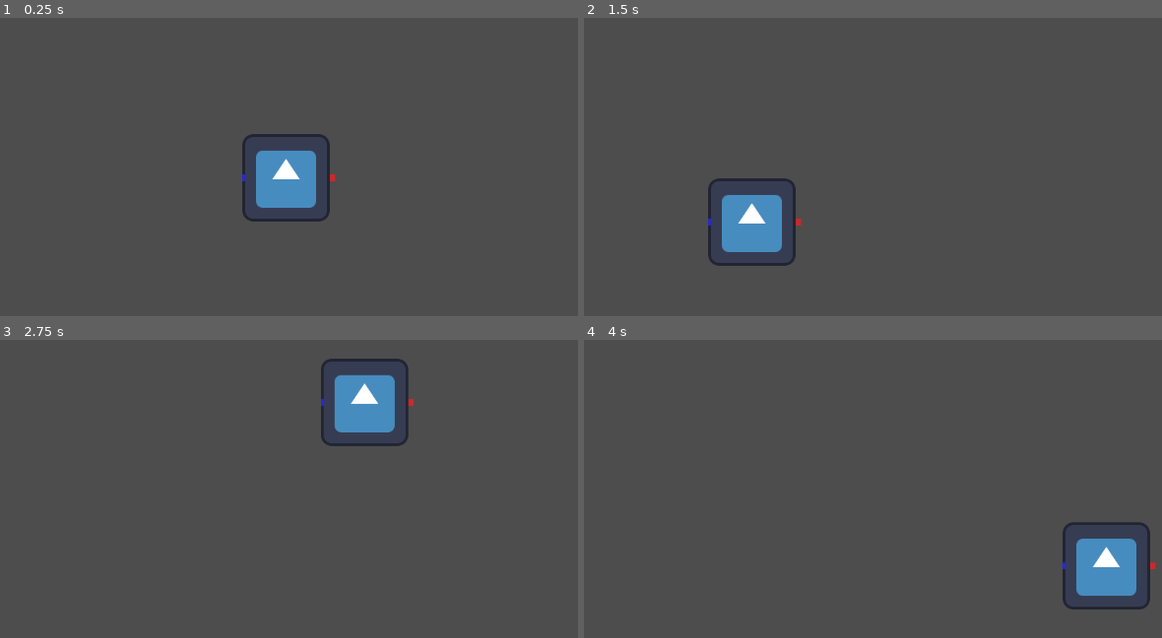
Above: before the commit, frames 1-4 (two rows, left to right).
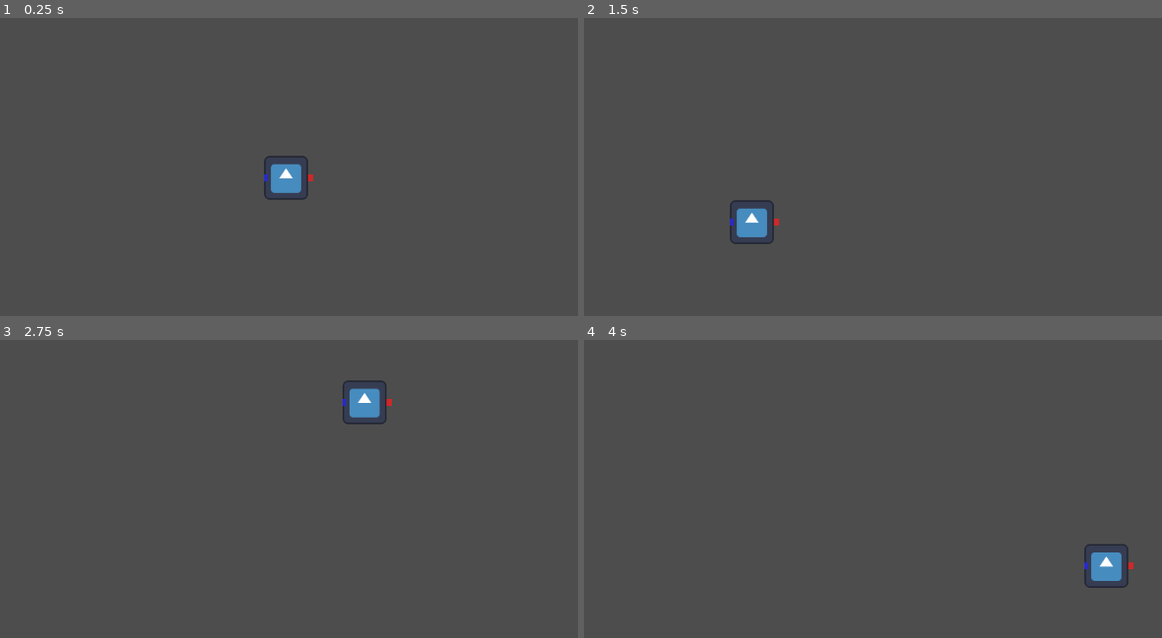
Above: after the commit, the same moments.

Repository: gb2dev/CraftMoon
Game: Godot game, scene res://gadgets/gadget.tscn
Two runs of this game, one before a commit and one after it. Both use one fixed random seed, a clock stepped at 60 frames per second and the inputs below. This scene is started directly instead of the project's main scene. The engine's default icon, where the game draws it, is replaced by a stand-in: a white triangle on a blue panel in a dark square.
Inputs (mouse positions are in pixels of both pictures, inside the frame that each line leads up to):
- Up to frame 1 (0.25 s): no input
- Up to frame 2 (1.5 s): tap Enter (ui_accept) at 0.5, 1.25 s; drag from (867, 178) to (948, 80) at 0.52 s; drag from (711, 199) to (832, 265) at 1.27 s
- Up to frame 3 (2.75 s): tap Enter (ui_accept) at 2 s; move the mouse to (364, 402) at 2.02 s; hold D (move_right) from 2.03 s (still down); tap 3 (3) at 2.1 s; right-click (364, 402) at 2.3 s
- Up to frame 4 (4 s): release D (move_right) at 2.75 s; tap Enter (ui_accept) at 2.75, 3.5 s; drag from (832, 587) to (636, 432) at 2.77 s; move the mouse to (1104, 566) at 3.52 s; hold A (move_left) from 3.53 s (still down); tap 1 (1) at 3.6 s; tap Space (jump) at 3.77 s; tap 2 (2) at 3.8 s

The runs differ from the first frame. In frame 1, 2.2% of the frame differs, in the area x 41-59%, y 38-69%; in frame 2, 2.2%; in frame 3, 2.2%, in the area x 55-72%, y 6-36%; in frame 4, 2.2%.

Commit message:
Audio Gadget progress

Diff:
--- a/gadget_properties.gd
+++ b/gadget_properties.gd
@@ -28,7 +28,7 @@
 	vbox.add_child(label)
 
 	match type:
-		&"AudioGadget":
+		&"Audio Gadget":
 			const selected_sound_prefix = "Selected sound: "
 
 			var select_sound_label := Label.new()
@@ -65,3 +65,56 @@
 			library_button.text = "Select Library Sound"
 			library_button.pressed.connect(sound_select_instance.show)
 			vbox.add_child(library_button)
+
+			const range_prefix = "Detection range: "
+
+			var range_label := Label.new()
+			range_label.text = range_prefix + str(gadget.get_meta(&"Range", 1))
+			vbox.add_child(range_label)
+
+			var range_slider := HSlider.new()
+			range_slider.min_value = 0.1
+			range_slider.max_value = 50.0
+			range_slider.step = 0.1
+			range_slider.value = gadget.get_meta(&"Range", 1)
+			range_slider.value_changed.connect(func(value: float) -> void:
+				gadget.change_property(&"Range", value)
+				range_label.text = range_prefix + str(value)
+				gadget.set_meta(&"Range", value)
+			)
+			vbox.add_child(range_slider)
+
+			const volume_prefix = "Volume: "
+
+			var volume_label := Label.new()
+			volume_label.text = volume_prefix + str(gadget.get_meta(&"Volume", 1))
+			vbox.add_child(volume_label)
+
+			var volume_slider := HSlider.new()
+			volume_slider.max_value = 1
+			volume_slider.step = 0.05
+			volume_slider.value = gadget.get_meta(&"Volume", 1)
+			volume_slider.value_changed.connect(func(value: float) -> void:
+				gadget.change_property(&"Volume", value)
+				volume_label.text = volume_prefix + str(value)
+				gadget.set_meta(&"Volume", value)
+			)
+			vbox.add_child(volume_slider)
+
+			var loop_checkbox := CheckBox.new()
+			loop_checkbox.text = "Loop"
+			loop_checkbox.button_pressed = gadget.get_meta(&"Loop", false)
+			loop_checkbox.pressed.connect(func() -> void:
+				gadget.change_property(&"Loop", loop_checkbox.button_pressed)
+				gadget.set_meta(&"Loop", loop_checkbox.button_pressed)
+			)
+			vbox.add_child(loop_checkbox)
+
+			var threed_checkbox := CheckBox.new()
+			threed_checkbox.text = "3D"
+			threed_checkbox.button_pressed = gadget.get_meta(&"ThreeD", false)
+			threed_checkbox.pressed.connect(func() -> void:
+				gadget.change_property(&"ThreeD", threed_checkbox.button_pressed)
+				gadget.set_meta(&"ThreeD", threed_checkbox.button_pressed)
+			)
+			vbox.add_child(threed_checkbox)
--- /dev/null
+++ b/gadgets/audio_gadget.tres
@@ -0,0 +1,9 @@
+[gd_resource type="Resource" script_class="ItemData" load_steps=3 format=3 uid="uid://caec04as55inh"]
+
+[ext_resource type="Texture2D" uid="uid://btanjr213wn5h" path="res://icons/audio_gadget.svg" id="1_klg2i"]
+[ext_resource type="Script" path="res://item_data.gd" id="1_lncyy"]
+
+[resource]
+script = ExtResource("1_lncyy")
+name = "Audio Gadget"
+icon = ExtResource("1_klg2i")
--- a/gadgets/audio_gadget.tscn
+++ b/gadgets/audio_gadget.tscn
@@ -6,22 +6,17 @@
 script/source = "extends Gadget
 
 
-@onready var audio_player := $AudioStreamPlayer as AudioStreamPlayer
+@onready var area := $\"3D/Area3D\" as Area3D
+
+var audio_player
 
 
 func _ready() -> void:
-	audio_player.finished.connect(func() -> void:
-		if is_instance_valid(gadget_connected_to_output):
-			gadget_connected_to_output.execute_once()
-	)
+	change_property(&\"ThreeD\", false)
 
 
 func execute_once() -> void:
 	audio_player.play()
-
-
-func execute_continuous() -> void:
-	pass
 
 
 func change_property(property: StringName, value: Variant) -> void:
@@ -31,6 +26,45 @@
 				audio_player.stream = load(value)
 			else:
 				audio_player.stream = AudioStreamOggVorbis.load_from_file(value)
+		&\"Range\":
+			area.scale = Vector3.ONE * value
+		&\"Volume\":
+			audio_player.volume_db = linear_to_db(value)
+		&\"Loop\":
+			if value:
+				audio_player.finished.connect(audio_player.play)
+			else:
+				audio_player.finished.disconnect(audio_player.play)
+		&\"ThreeD\":
+			var stream: AudioStream
+			var loop := false
+			var volume := 0.0
+
+			if is_instance_valid(audio_player):
+				audio_player.queue_free()
+
+				# Old audio player properties
+				stream = audio_player.stream
+				loop = audio_player.finished.is_connected(audio_player.play)
+				volume = audio_player.volume_db
+
+			if value:
+				audio_player = AudioStreamPlayer3D.new()
+			else:
+				audio_player = AudioStreamPlayer.new()
+
+			# Set same properties for new audio player
+			audio_player.stream = stream
+			if loop:
+				change_property(&\"Loop\", loop)
+			audio_player.volume_db = volume
+
+			audio_player.finished.connect(func() -> void:
+				if is_instance_valid(gadget_connected_to_output):
+					gadget_connected_to_output.execute_once()
+			)
+
+			area.add_child(audio_player)
 
 
 func _on_area_3d_body_entered(body: Node3D) -> void:
@@ -39,12 +73,10 @@
 "
 
 [sub_resource type="SphereShape3D" id="SphereShape3D_f3qo2"]
-radius = 2.0
+radius = 1.0
 
 [node name="AudioGadget" instance=ExtResource("1_6ljti")]
 script = SubResource("GDScript_ngmur")
-
-[node name="AudioStreamPlayer" type="AudioStreamPlayer" parent="." index="3"]
 
 [node name="Area3D" type="Area3D" parent="3D" index="0"]
 collision_layer = 0
@@ -54,4 +86,6 @@
 [node name="CollisionShape3D" type="CollisionShape3D" parent="3D/Area3D" index="0"]
 shape = SubResource("SphereShape3D_f3qo2")
 
+[node name="AudioStreamPlayer" type="AudioStreamPlayer" parent="3D/Area3D" index="1"]
+
 [connection signal="body_entered" from="3D/Area3D" to="." method="_on_area_3d_body_entered"]
--- a/gadgets/gadget.gd
+++ b/gadgets/gadget.gd
@@ -1,5 +1,5 @@
 class_name Gadget
-extends Control
+extends TextureRect
 
 
 signal open_properties
@@ -19,7 +19,7 @@
 
 # Called when the node enters the scene tree for the first time.
 func _ready() -> void:
-	execute_once()
+	pass
 
 
 # Called every frame. 'delta' is the elapsed time since the previous frame.
@@ -87,11 +87,11 @@
 	o.add_child(node_3d)
 
 
-func execute_once() -> void:
-	pass
+func set_icon(t: Texture2D) -> void:
+	texture = t
 
 
-func execute_continous() -> void:
+func execute_once() -> void:
 	pass
 
 
--- a/gadgets/gadget.tscn
+++ b/gadgets/gadget.tscn
@@ -4,10 +4,11 @@
 [ext_resource type="Texture2D" uid="uid://dmcdr7vwsln8l" path="res://icon.svg" id="2_wx2yp"]
 
 [node name="Gadget" type="TextureRect" groups=["Dragging"]]
-offset_right = 128.0
-offset_bottom = 128.0
+offset_right = 64.0
+offset_bottom = 64.0
 mouse_filter = 2
 texture = ExtResource("2_wx2yp")
+expand_mode = 1
 script = ExtResource("1_5ebnv")
 
 [node name="Input" type="ColorRect" parent="." groups=["Input"]]
@@ -23,15 +24,15 @@
 
 [node name="Output" type="Line2D" parent="."]
 z_index = 1
-points = PackedVector2Array(128, 64, 136, 64, 136, 64)
+points = PackedVector2Array(64, 32, 72, 32, 72, 32)
 default_color = Color(0.8, 0.16, 0.16, 1)
 
 [node name="OutputControl" type="Control" parent="."]
 anchors_preset = 0
-offset_left = 128.0
-offset_top = 56.0
-offset_right = 144.0
-offset_bottom = 72.0
+offset_left = 64.0
+offset_top = 24.0
+offset_right = 80.0
+offset_bottom = 40.0
 
 [node name="3D" type="Node3D" parent="."]
 
--- /dev/null
+++ b/icons/audio_gadget.svg
@@ -0,0 +1,25 @@
+<?xml version="1.0" encoding="UTF-8" standalone="no"?>
+<svg
+   height="128"
+   width="128"
+   version="1.1"
+   id="svg7"
+   xmlns="http://www.w3.org/2000/svg"
+   xmlns:svg="http://www.w3.org/2000/svg">
+  <defs
+     id="defs7" />
+  <rect
+     x="2"
+     y="2"
+     width="124"
+     height="124"
+     rx="14"
+     fill="#363d52"
+     stroke="#212532"
+     stroke-width="4"
+     id="rect1" />
+  <path
+     d="M 74,107.75 V 97.5 Q 85.25,94.25 92.125,85 99,75.75 99,64 99,52.25 92.125,43 85.25,33.75 74,30.5 V 20.25 Q 89.5,23.75 99.25,35.9375 109,48.125 109,64 109,79.875 99.25,92.0625 89.5,104.25 74,107.75 Z M 19,79.125 v -30 h 20 l 25,-25 v 80 l -25,-25 z m 55,5 v -40.25 q 5.875,2.75 9.1875,8.25 3.3125,5.5 3.3125,12 0,6.375 -3.3125,11.8125 Q 79.875,81.375 74,84.125 Z M 54,48.375 43.25,59.125 H 29 v 10 H 43.25 L 54,79.875 Z m -12.5,15.75 z"
+     id="path1"
+     style="fill:#f9f9f9;stroke-width:0.125" />
+</svg>
--- a/item.gd
+++ b/item.gd
@@ -5,11 +5,12 @@
 @onready var gadget_properties := %"Gadget Properties" as GadgetProperties
 @onready var gadgets := %"Gadgets"
 @export var item: PackedScene
+@export var item_data: ItemData
 
 
 # Called when the node enters the scene tree for the first time.
 func _ready() -> void:
-	pass # Replace with function body.
+	texture = item_data.icon
 
 
 # Called every frame. 'delta' is the elapsed time since the previous frame.
@@ -24,6 +25,7 @@
 			var gadget := item.instantiate() as Gadget
 			get_tree().current_scene.add_child(gadget)
 			gadget.attach_to_object(object_properties.object)
-			gadget.open_properties.connect(gadget_properties.open.bind(gadget.name, gadget))
+			gadget.set_icon(item_data.icon)
+			gadget.open_properties.connect(gadget_properties.open.bind(item_data.name, gadget))
 			gadget.open_properties.connect(gadgets.hide)
 			accept_event()
--- a/item.tscn
+++ b/item.tscn
@@ -1,11 +1,9 @@
-[gd_scene load_steps=3 format=3 uid="uid://crqxykfy7df4q"]
+[gd_scene load_steps=2 format=3 uid="uid://crqxykfy7df4q"]
 
-[ext_resource type="Texture2D" uid="uid://dmcdr7vwsln8l" path="res://icon.svg" id="1_wumni"]
 [ext_resource type="Script" path="res://item.gd" id="2_xj85w"]
 
 [node name="Item" type="TextureRect"]
 custom_minimum_size = Vector2(64, 64)
-texture = ExtResource("1_wumni")
 expand_mode = 1
 script = ExtResource("2_xj85w")
 
--- /dev/null
+++ b/item_data.gd
@@ -0,0 +1,6 @@
+class_name ItemData
+extends Resource
+
+
+@export var name: String
+@export var icon: Texture2D
--- a/player.tscn
+++ b/player.tscn
@@ -7,6 +7,7 @@
 [ext_resource type="Script" path="res://gadgets_panel.gd" id="4_ypwlc"]
 [ext_resource type="PackedScene" uid="uid://dcrs0quwcw1is" path="res://gadgets/audio_gadget.tscn" id="6_alnoj"]
 [ext_resource type="Script" path="res://logic_panel.gd" id="6_gu4mb"]
+[ext_resource type="Resource" uid="uid://caec04as55inh" path="res://gadgets/audio_gadget.tres" id="7_hq56j"]
 [ext_resource type="Script" path="res://gadget_properties.gd" id="8_saenl"]
 
 [sub_resource type="BoxShape3D" id="BoxShape3D_1njnr"]
@@ -99,6 +100,7 @@
 [node name="AudioGadgetItem" parent="Object Properties/Gadgets/MarginContainer/GridContainer" instance=ExtResource("4_4ckle")]
 layout_mode = 2
 item = ExtResource("6_alnoj")
+item_data = ExtResource("7_hq56j")
 
 [node name="Gadget Properties" type="Panel" parent="Object Properties"]
 unique_name_in_owner = true
--- a/world.tscn
+++ b/world.tscn
@@ -16,7 +16,11 @@
 background_mode = 2
 sky = SubResource("Sky_fus1q")
 ambient_light_sky_contribution = 0.1
+ssao_enabled = true
 sdfgi_enabled = true
+glow_enabled = true
+glow_intensity = 0.4
+glow_strength = 0.6
 volumetric_fog_enabled = true
 volumetric_fog_density = 0.0
 
@@ -39,7 +43,8 @@
 environment = SubResource("Environment_0voyy")
 
 [node name="Sun" type="DirectionalLight3D" parent="."]
-transform = Transform3D(1, 0, 0, 0, 0.258819, 0.965926, 0, -0.965926, 0.258819, 0, 10, 0)
+transform = Transform3D(0.707107, -0.612372, 0.353553, 0, 0.5, 0.866025, -0.707107, -0.612372, 0.353553, 0, 10, 0)
+shadow_enabled = true
 
 [node name="Floor" type="StaticBody3D" parent="."]
 transform = Transform3D(1, 0, 0, 0, 1, 0, 0, 0, 1, 0, -0.5, 0)
Not shown, added: icons/audio_gadget.svg.import
Not shown: 1 places in player.tscn that only renumber resources
